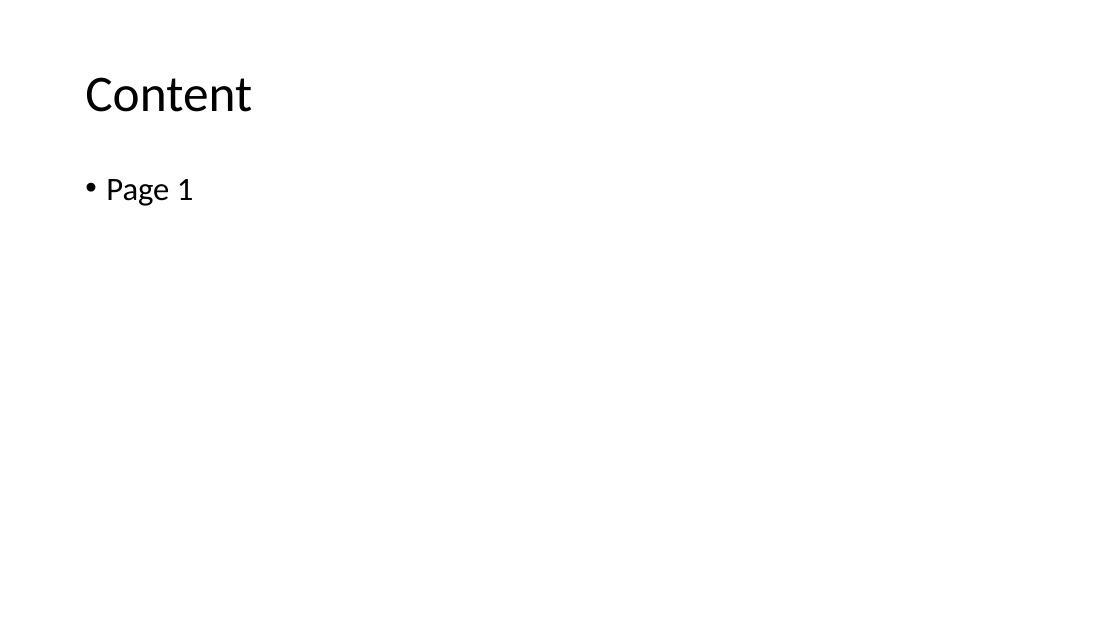
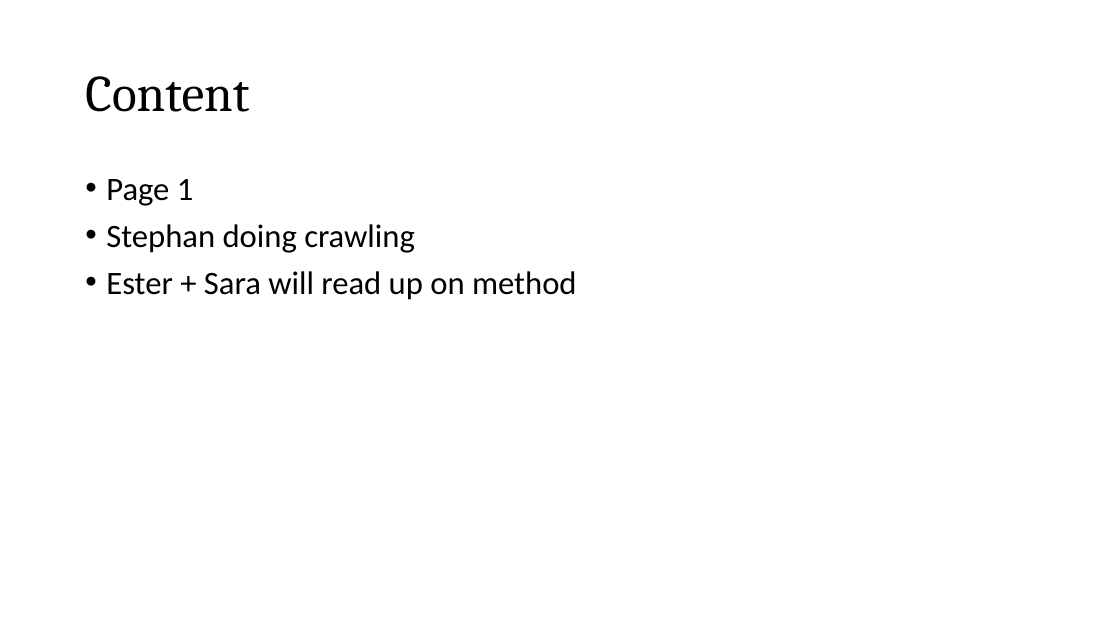
Before and after one commit to GitStephanFleig/SDS, a slide deck: slide 2 of Exam project_SDS.pptx. Drawn at 1120x630 pixels with LibreOffice and Linux fonts; fonts in the diff are those of the drawing. Boxes give left, top, right and bottom in pixels: in the first picture for what was removed or moved away, otherwise in the second. Text is boxed around its words. In the diff, an @@ line names an element or a change of style, - is before the commit and + after.

```diff
--- a/Exam project_SDS.pptx
+++ b/Exam project_SDS.pptx
@@ title "Content" at [85, 76, 249, 112]: font Calibri to Cambria @@
@@ text at [106, 224, 577, 300]: paragraphs added @@
+• Stephan doing crawling
+• Ester + Sara will read up on method
```
Also in this commit, not shown: 3 other slides changed.
